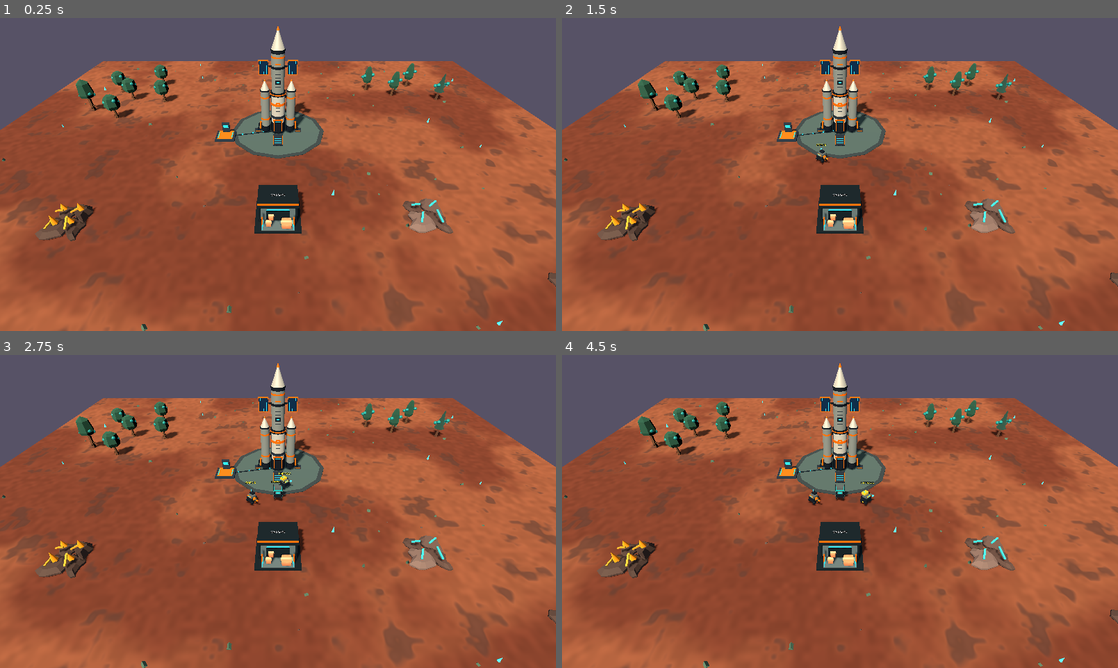
Above: before the commit, frames 1-4 (two rows, left to right).
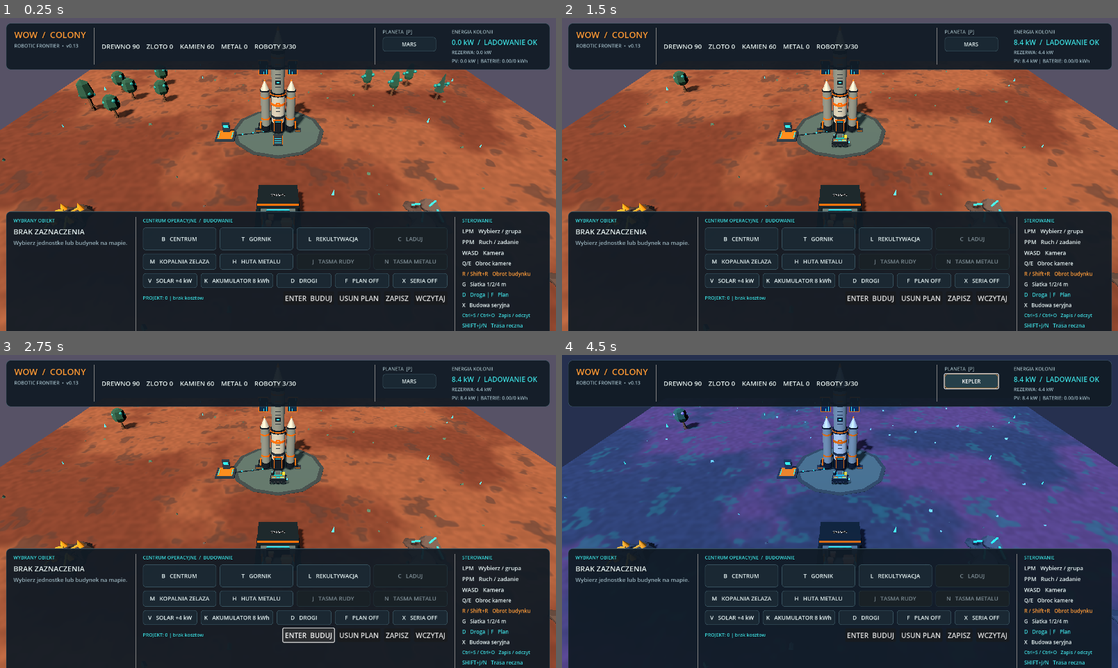
Above: after the commit, the same moments.

Repository: serafin1367/wow
Game: Godot game, scene res://scenes/main.tscn
Same seed, same stepped clock (60 frames per second), same inputs: the game is played once before the commit and once after it.
Inputs (mouse positions are in pixels of both pictures, inside the frame that each line leads up to):
- Up to frame 1 (0.25 s): no input
- Up to frame 2 (1.5 s): click (956, 299) at 0.5 s, where only the run after the commit has a clickable "ZAPISZ"; click (990, 299) at 1.25 s, where only the run after the commit has a clickable "WCZYTAJ"
- Up to frame 3 (2.75 s): click (311, 636) at 2 s, where only the run after the commit has a clickable "ENTER BUDUJ"
- Up to frame 4 (4.5 s): click (873, 636) at 2.75 s, where only the run after the commit has a clickable "ENTER BUDUJ"; click (973, 380) at 3.5 s, where only the run after the commit has a clickable "MARS"; click (973, 380) at 4.25 s, where only the run after the commit has a clickable "ZIEMIA"

The runs differ from the first frame. In frame 1, 51% of the frame differs, in the area x 1-99%, y 1-100%; in frame 2, 53%; in frame 3, 53%; in frame 4, 98%, in the area x 0-100%, y 0-100%.
Error before the commit: Invalid access to property or key 'save_requested' on a base object of type 'CanvasLayer (colony_hud.gd)'. (res://scripts/main.gd:1403)

Commit message:
ui(save): add Save Load buttons and Ctrl+S Ctrl+O shortcuts in HUD

Diff:
--- a/scripts/colony_hud.gd
+++ b/scripts/colony_hud.gd
@@ -18,6 +18,8 @@
 signal sticky_requested
 signal commit_plan_requested
 signal clear_plan_requested
+signal save_requested
+signal load_requested
 
 const BG = Color(0.065, 0.105, 0.145, 0.94)
 const BG_SUBTLE = Color(0.105, 0.16, 0.20, 0.96)
@@ -99,7 +101,7 @@
 	branding.custom_minimum_size.x = 150
 	row.add_child(branding)
 	branding.add_child(_label("WOW  /  COLONY", 20, ORANGE, true))
-	branding.add_child(_label("ROBOTIC FRONTIER  •  v0.12", 11, MUTED))
+	branding.add_child(_label("ROBOTIC FRONTIER  •  v0.13", 11, MUTED))
 	row.add_child(VSeparator.new())
 
 	resource_label = _label("", 15, TEXT, true)
@@ -253,6 +255,16 @@
 	clear_plan.tooltip_text = "Usun niezrealizowane hologramy"
 	clear_plan.pressed.connect(func(): clear_plan_requested.emit())
 	plan_row.add_child(clear_plan)
+	var save_action := Button.new()
+	save_action.text = "ZAPISZ"
+	save_action.tooltip_text = "Ctrl+S: zapisz caly stan kolonii"
+	save_action.pressed.connect(func(): save_requested.emit())
+	plan_row.add_child(save_action)
+	var load_action := Button.new()
+	load_action.text = "WCZYTAJ"
+	load_action.tooltip_text = "Ctrl+O: wczytaj ostatni zapis i zastap biezaca gre"
+	load_action.pressed.connect(func(): load_requested.emit())
+	plan_row.add_child(load_action)
 
 	event_label = _label("Gotowosc systemow kolonii.", 13, TEXT)
 	event_label.autowrap_mode = TextServer.AUTOWRAP_WORD_SMART
@@ -273,6 +285,7 @@
 	help.add_child(_label("G   Siatka 1/2/4 m", 12, TEXT))
 	help.add_child(_label("D   Droga | F   Plan", 12, TURQUOISE))
 	help.add_child(_label("X   Budowa seryjna", 12, TEXT))
+	help.add_child(_label("Ctrl+S / Ctrl+O   Zapis / odczyt", 11, TURQUOISE))
 	help.add_child(_label("SHIFT+J/N   Trasa reczna", 12, TURQUOISE))
 	help.add_child(_label("ENTER   Zbuduj trase", 12, TEXT))
 	help.add_child(_label("ESC   Anuluj budowe", 12, TEXT))
